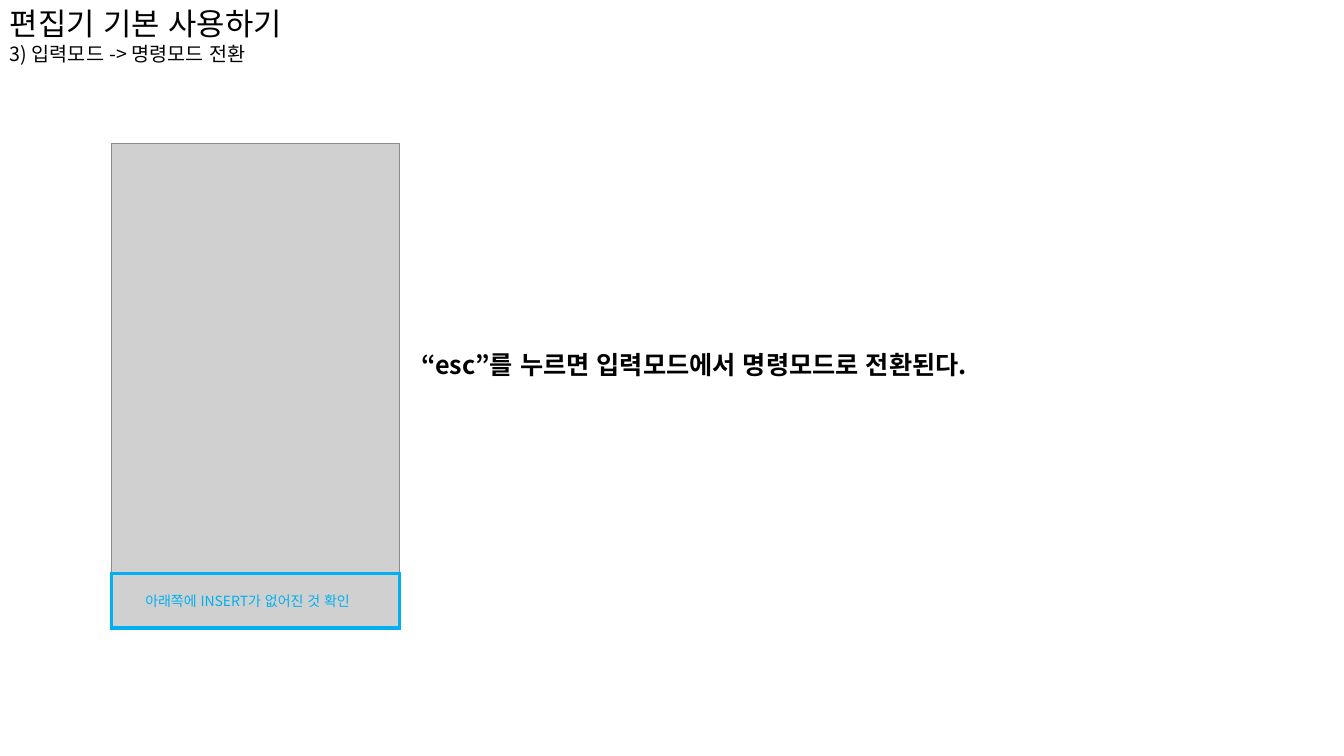
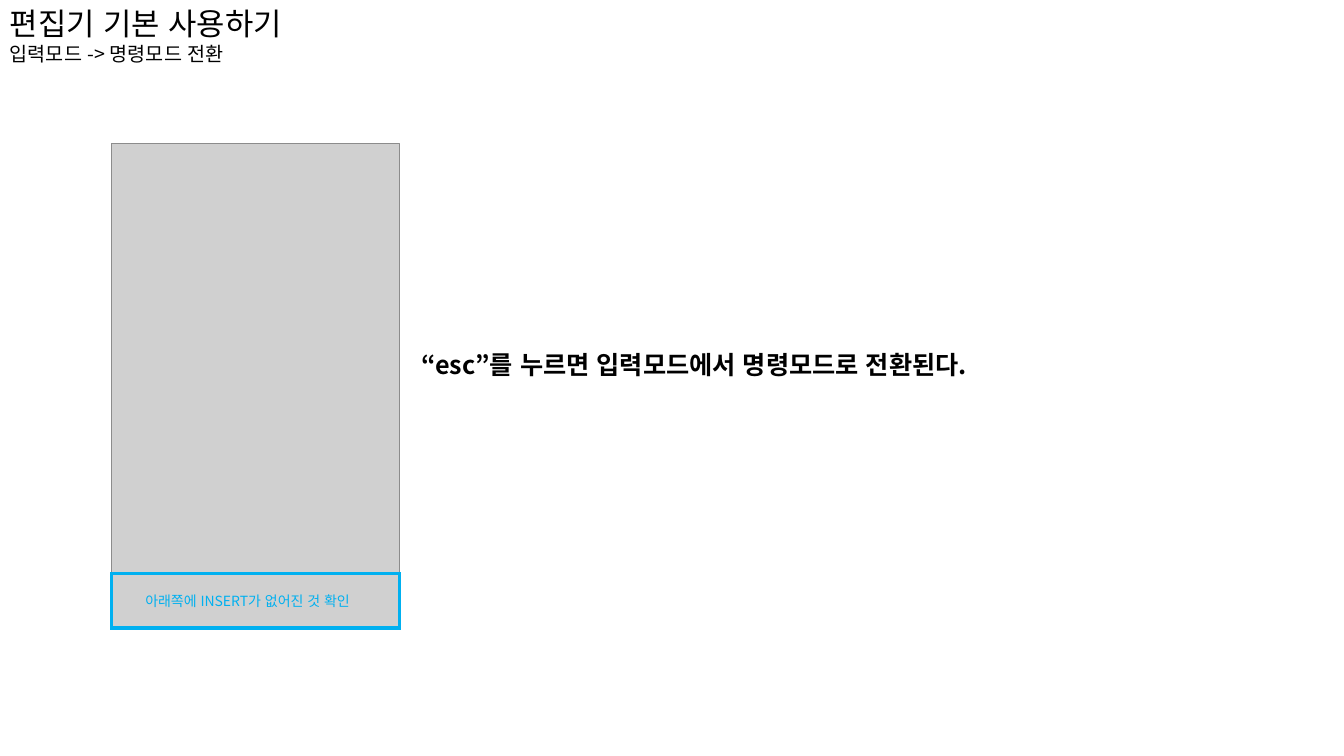
Before and after one commit to limmiseon/Linux, a slide deck: slide 3 of 리눅스 6강.pptx. Drawn at 1344x756 pixels with LibreOffice and Linux fonts; fonts in the diff are those of the drawing; grey boxes stand for pictures. Boxes give left, top, right and bottom in pixels: in the first picture for what was removed or moved away, otherwise in the second. Text is boxed around its words. In the diff, an @@ line names an element or a change of style, - is before the commit and + after.

```diff
--- a/리눅스 6강.pptx
+++ b/리눅스 6강.pptx
@@ text at box(10, 44, 224, 63): text changed @@
-3) 입력모드 -> 명령모드 전환
+입력모드 -> 명령모드 전환
```
Also in this commit, not shown: 3 other slides changed, 35 slides added, 22 slides removed.
